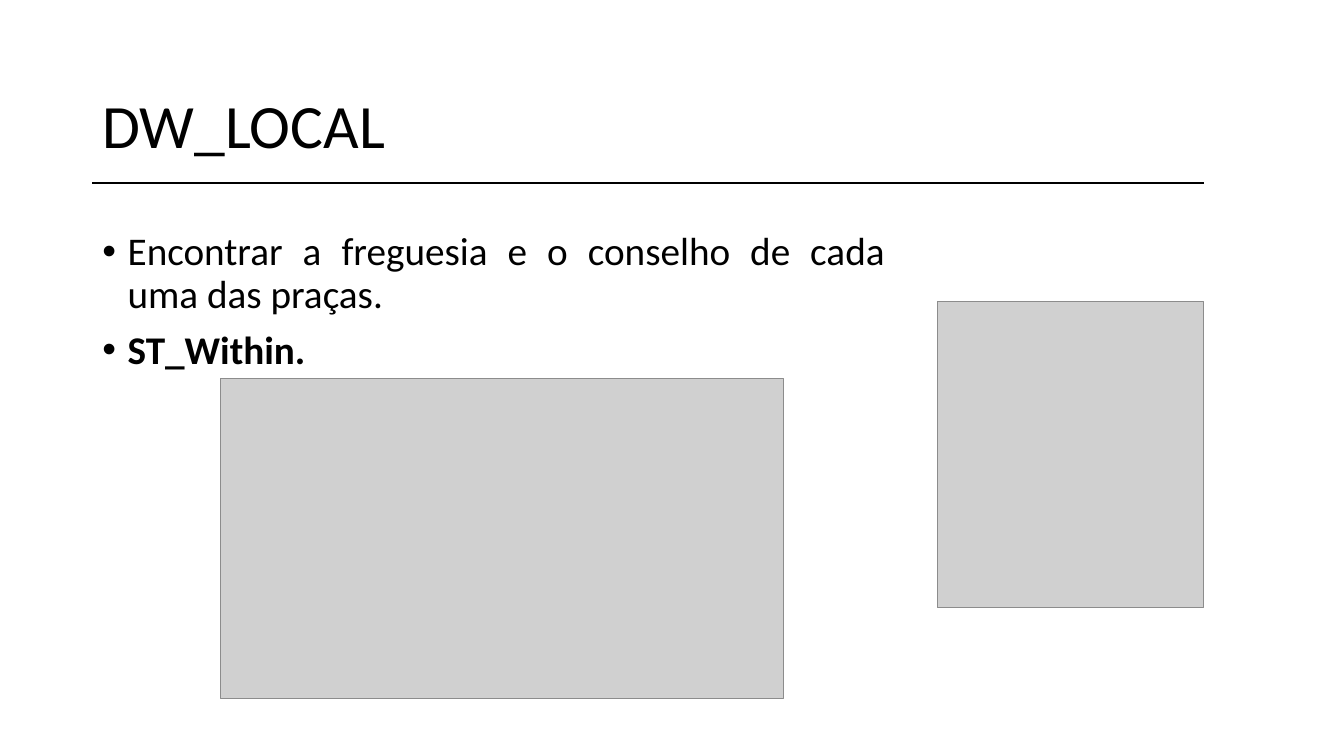
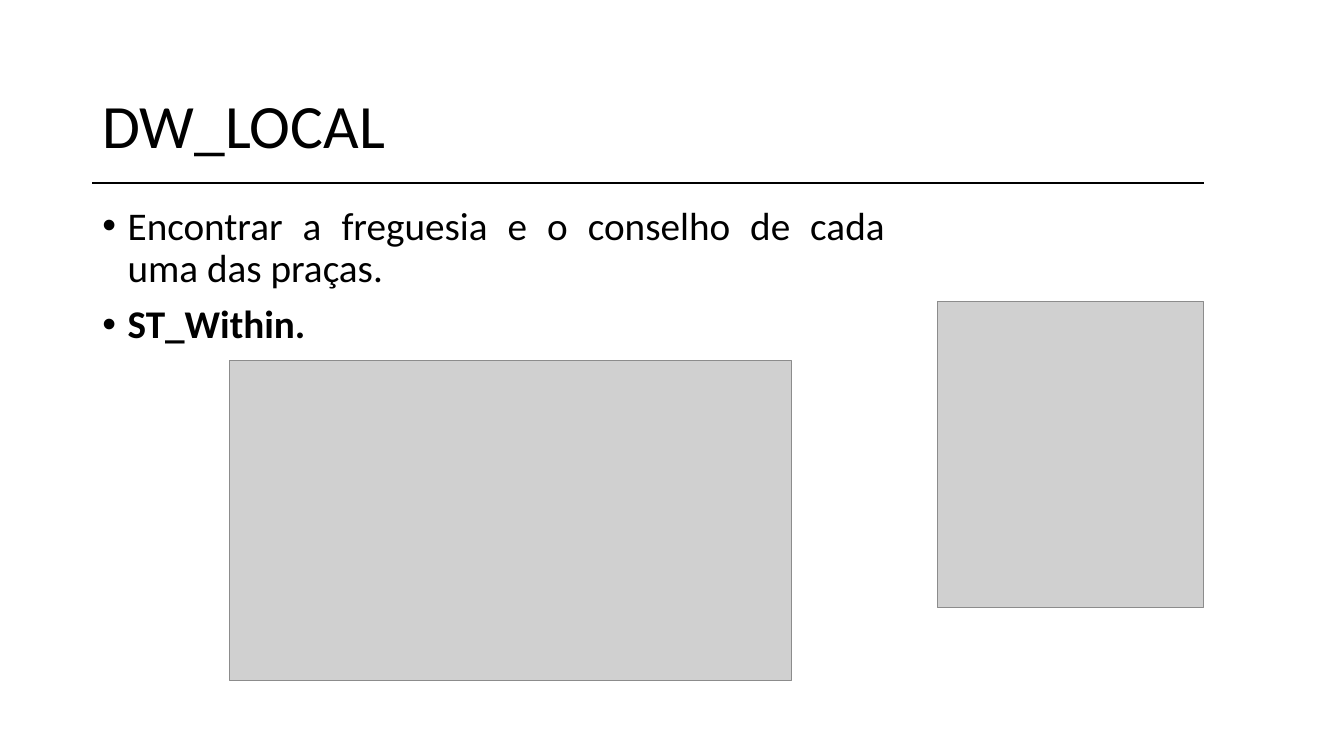
Before and after one commit to vanessa-silva/TABD-datawarehouse, a slide deck: slide 10 of Data-Warehouse.pptx. Drawn at 1344x756 pixels with LibreOffice and Linux fonts; fonts in the diff are those of the drawing; grey boxes stand for pictures; background and template pictures are left out. Boxes give left, top, right and bottom in pixels: in the first picture for what was removed or moved away, otherwise in the second. Text is boxed around its words. In the diff, an @@ line names an element or a change of style, - is before the commit and + after.

```diff
--- a/Data-Warehouse.pptx
+++ b/Data-Warehouse.pptx
@@ text "Encontrar a freguesia e o ...": place and size @@
-text "Encontrar a freguesia e o ..." at <box>128,237,884,370</box>
+text "Encontrar a freguesia e o ..." at <box>128,212,884,344</box>
@@ picture: place and size @@
-picture at <box>221,379,784,699</box>
+picture at <box>230,361,791,681</box>
```
Also in this commit, not shown: 11 other slides changed, 1 slide added, 1 slide removed, 4 other files.
